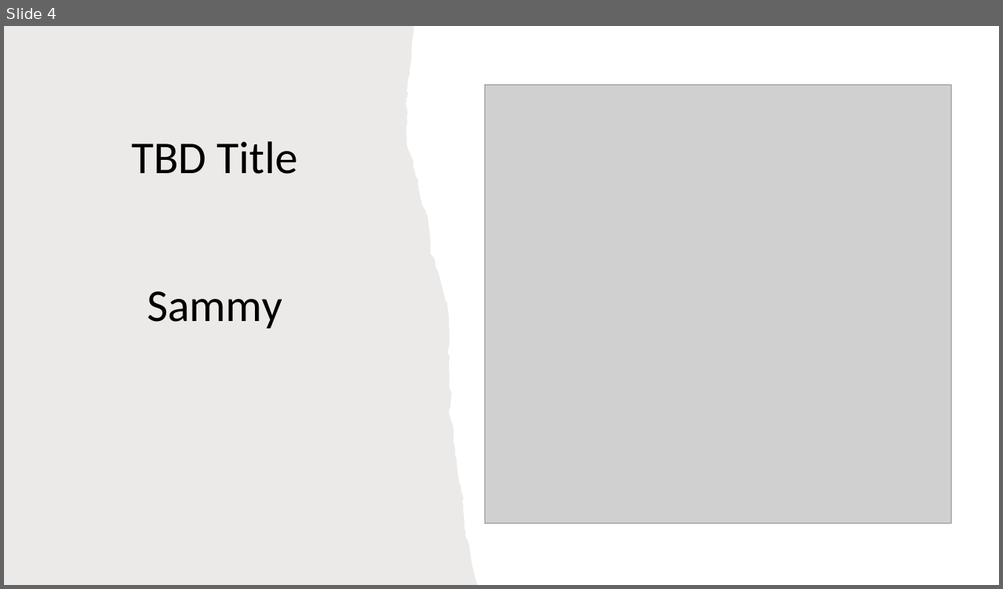
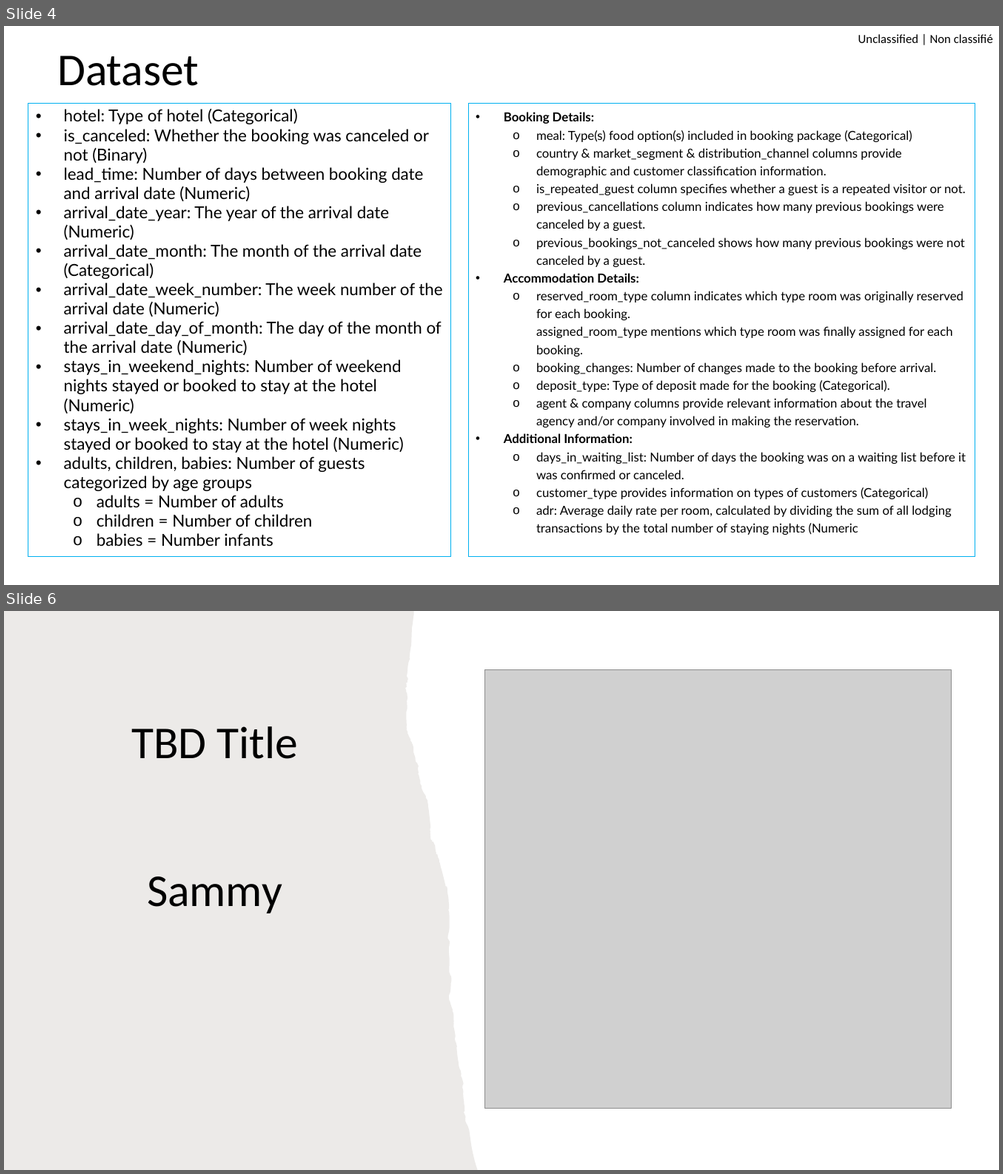
Before and after one commit to pin164/project_1, a slide deck: DRAFT Project1-Hotel_Booking.pptx. Shown one above the other, each under a label of ours: slide 4 before the commit, slides 4 and 6 after it; the slides between them are not shown. The pictures are 1003x589 and 1003x1174 pixels, drawn with LibreOffice and Linux fonts; fonts in the diff are those of the drawing; grey boxes stand for pictures. Boxes give left, top, right and bottom in pixels: in the first picture for what was removed or moved away, otherwise in the second. Text is boxed around its words. In the diff, an @@ line names an element or a change of style, - is before the commit and + after.

```diff
--- a/DRAFT Project1-Hotel_Booking.pptx
+++ b/DRAFT Project1-Hotel_Booking.pptx
@@ slide 4 added at bbox=[4, 26, 999, 585], background #FFFFFF @@
@@ text added at bbox=[858, 34, 993, 43], 12 pt, text #000000 @@
+Unclassified | Non classifié
@@ title added at bbox=[57, 56, 199, 86], 44 pt, text #000000 @@
+Dataset
@@ text added at bbox=[28, 103, 452, 557], outline #00B0F0 0.75 pt, 16 pt, text #000000 @@
+• hotel: Type of hotel (Categorical)
+• is_canceled: Whether the booking was canceled or not (Binary)
+• lead_time: Number of days between booking date and arrival date (Numeric)
+• arrival_date_year: The year of the arrival date (Numeric)
+• arrival_date_month: The month of the arrival date (Categorical)
+• arrival_date_week_number: The week number of the arrival date (Numeric)
+• arrival_date_day_of_month: The day of the month of the arrival date (Numeric)
+• stays_in_weekend_nights: Number of weekend nights stayed or booked to stay at the hotel (Numeric)
+• stays_in_week_nights: Number of week nights stayed or booked to stay at the hotel (Numeric)
+• adults, children, babies: Number of guests categorized by age groups
+  o adults = Number of adults
+  o children = Number of children
+  o babies = Number infants
@@ rectangle added at bbox=[468, 103, 975, 557], outline #00B0F0 0.75 pt, 12 pt, text #000000 @@
+• Booking Details:
+  o meal: Type(s) food option(s) included in booking package (Categorical)
+  o country & market_segment & distribution_channel columns provide demographic and customer classification information.
+  o is_repeated_guest column specifies whether a guest is a repeated visitor or not.
+  o previous_cancellations column indicates how many previous bookings were canceled by a guest.
+  o previous_bookings_not_canceled shows how many previous bookings were not canceled by a guest.
+• Accommodation Details:
+  o reserved_room_type column indicates which type room was originally reserved for each booking.
+    assigned_room_type mentions which type room was finally assigned for each booking.
+  o booking_changes: Number of changes made to the booking before arrival.
+  o deposit_type: Type of deposit made for the booking (Categorical).
+  o agent & company columns provide relevant information about the travel agency and/or company involved in making the reservation.
+• Additional Information:
+  o days_in_waiting_list: Number of days the booking was on a waiting list before it was confirmed or canceled.
+  o customer_type provides information on types of customers (Categorical)
+  o adr: Average daily rate per room, calculated by dividing the sum of all lodging transactions by the total number of staying nights (Numeric
@@ what was slide 4 is now slide 6 @@
```
Also in this commit, not shown: 2 slides changed, 5 other slides added, 1 other file.
